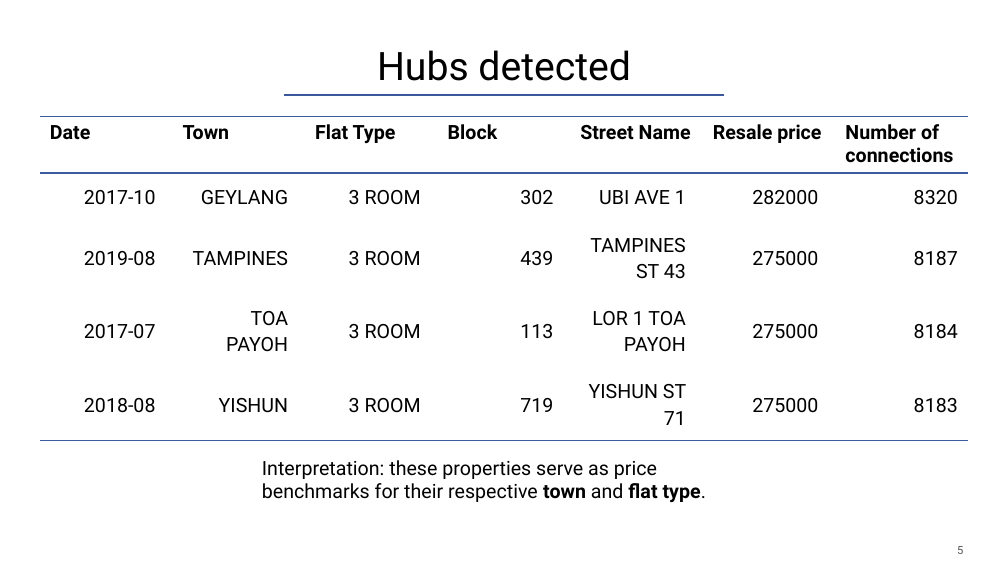
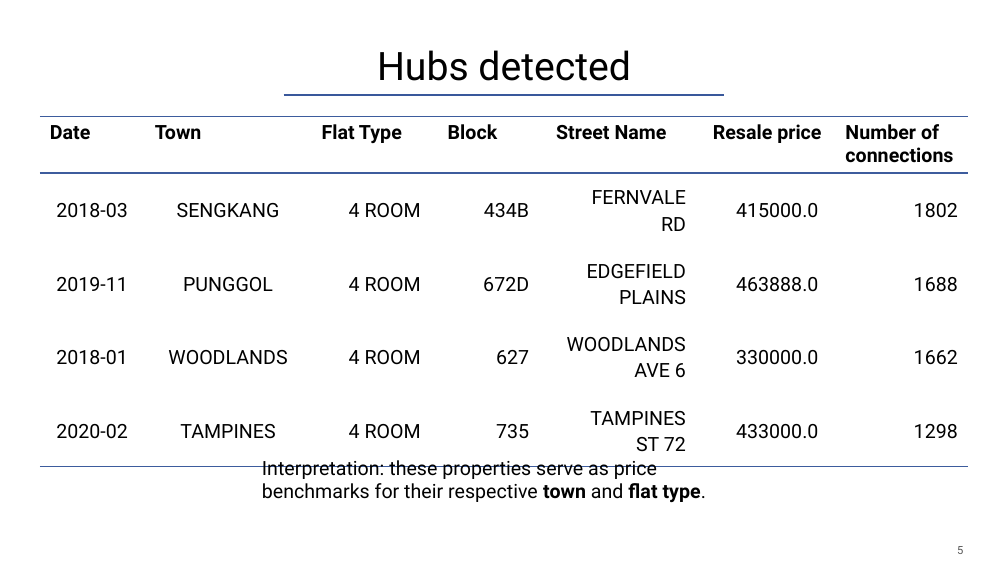
Before and after one commit to mhfren-sg/Project, a slide deck: slide 5 of Slides/Link_Analysis_Slides.pptx. Drawn at 1008x567 pixels with LibreOffice and Linux fonts; fonts in the diff are those of the drawing. Boxes give left, top, right and bottom in pixels: in the first picture for what was removed or moved away, otherwise in the second. Text is boxed around its words. In the diff, an @@ line names an element or a change of style, - is before the commit and + after.

```diff
--- a/Slides/Link_Analysis_Slides.pptx
+++ b/Slides/Link_Analysis_Slides.pptx
@@ table at box(40, 117, 970, 456) @@
-row 2: 2017-10 | GEYLANG | 3 ROOM | 302 | UBI AVE 1 | 282000 | 8320
+row 2: 2018-03 | SENGKANG | 4 ROOM | 434B | FERNVALE RD | 415000.0 | 1802
-row 3: 2019-08 | TAMPINES | 3 ROOM | 439 | TAMPINES ST 43 | 275000 | 8187
+row 3: 2019-11 | PUNGGOL | 4 ROOM | 672D | EDGEFIELD PLAINS | 463888.0 | 1688
-row 4: 2017-07 | TOA PAYOH | 3 ROOM | 113 | LOR 1 TOA PAYOH | 275000 | 8184
+row 4: 2018-01 | WOODLANDS | 4 ROOM | 627 | WOODLANDS AVE 6 | 330000.0 | 1662
-row 5: 2018-08 | YISHUN | 3 ROOM | 719 | YISHUN ST 71 | 275000 | 8183
+row 5: 2020-02 | TAMPINES | 4 ROOM | 735 | TAMPINES ST 72 | 433000.0 | 1298
```
Also in this commit, not shown: 2 other slides changed.
